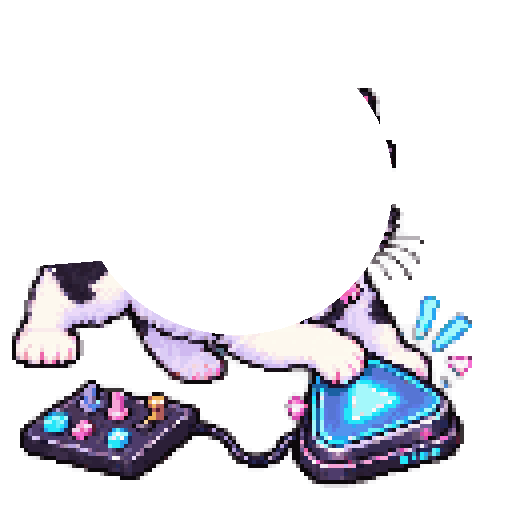
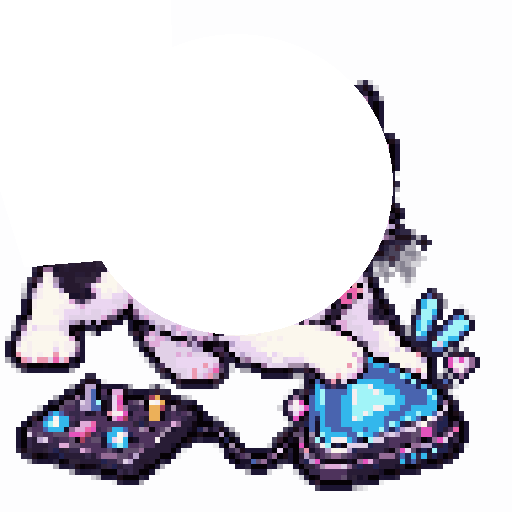
Layer changes from the first w=512, h=512 image to the second:
painted on "head" over [left=80, top=80, right=393, bottom=335]
painted on "tail" over [left=37, top=261, right=105, bottom=267]
